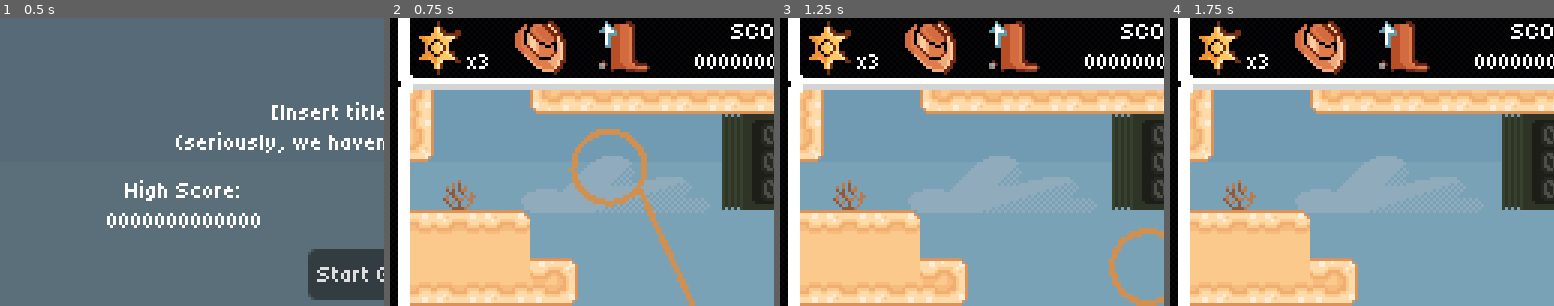
Above: before the commit, frames 1-4 (left to right).
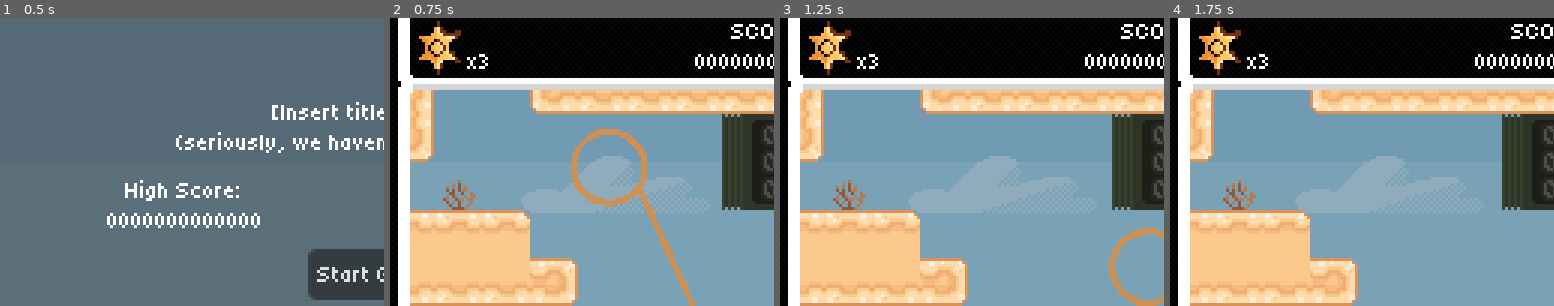
Above: after the commit, the same moments.

Repository: Jcodefox/GMTK-2025
Game: Godot game, scene res://scenes/topscenes/title_topscene.tscn
Two runs of this game, one before a commit and one after it. Both use one fixed random seed, a clock stepped at 60 frames per second and the inputs below.
Inputs (mouse positions are % of the whole screen's width and height, from its top left):
- Up to frame 1 (0.5 s): no input
- Up to frame 2 (0.75 s): click "Start Game" at 0.5 s
- Up to frame 3 (1.25 s): no input
- Up to frame 4 (1.75 s): move the mouse to (72, 45) at 1.27 s; press the mouse at (72, 45) at 1.28 s; hold D (move_right) from 1.28 s (still down); tap Space (move_jump) at 1.52 s
The pictures show only the part of the screen within x 1-51%, y 0-50%; the shares and areas given below are measured in that part.

Frame 1 is identical in both runs. In frame 2, 3.0% of the frame differs, in the area x 32-68%, y 1-20%; in frame 3, 3.0%; in frame 4, 3.0%.

Commit message:
Make extra health work

Diff:
--- a/scripts/prefabs/hud.gd
+++ b/scripts/prefabs/hud.gd
@@ -5,3 +5,9 @@
 	$Score.text = "SCORE\n%011d0" % Globals.score
 	$Next.text = "NEXT\n%011d0" % Globals.next
 	$Time.text = "TIME\n%02d:%02d" % [int(Globals.time_passed/60),int(Globals.time_passed)%60]
+	if Globals.player:
+		$HasExtraJump.visible = Globals.player.max_extra_jumps > 0
+		$HasExtraHit.visible = Globals.player.extra_health > 0
+	else:
+		$HasExtraJump.visible = false
+		$HasExtraHit.visible = false
--- a/scripts/prefabs/player_v2.gd
+++ b/scripts/prefabs/player_v2.gd
@@ -20,6 +20,8 @@
 @export var air_jump_init_x_velocity: float = 60
 @export var terminal_fall_velocity: float = 275
 
+var i_frame_time: float = 0
+
 var extra_health: int = 0
 
 var max_extra_jumps: int = 0
@@ -39,6 +41,7 @@
 # Used to prevent player input when playing death animation
 var dead: bool = false
 var dead_hat_velocity: Vector2 = Vector2.ZERO
+var frames_alive: int = 0
 
 func _ready() -> void:
 	Globals.player = self
@@ -52,12 +55,24 @@
 	$HurtBox.body_entered.connect(area_hit_body)
 	$HurtBox.area_exited.connect(area_exited_area)
 
+func _process(_delta: float) -> void:
+	if dead:
+		return
+	if i_frame_time == 0:
+		visible = true
+	elif Globals.do_things_flicker:
+		visible = frames_alive % 4 < 2
+		frames_alive += 1
+
 func _physics_process(delta: float) -> void:
 	if dead:
 		velocity.y += default_gravity * delta
 		$Hat.position += dead_hat_velocity * delta
 		move_and_slide()
 		return
+
+	i_frame_time -= delta
+	i_frame_time = max(i_frame_time, 0)
 
 	global_position = Globals.apply_loop_teleport(global_position)
 	time_since_on_floor += delta
@@ -129,9 +144,13 @@
 	$Lasso.player_pos = Globals.convert_to_visible_pos(global_position)
 
 func area_hit_body(body: Node2D) -> void:
-	if dead:
+	if dead or i_frame_time > 0:
 		return
 	if body.is_in_group("enemy") and body.time_alive > body.time_until_enemy_hurts:
+		if extra_health > 0:
+			extra_health -= 1
+			i_frame_time = 0.5
+			return
 		dead = true
 		Globals.lives -= 1
 		set_animation("death")
